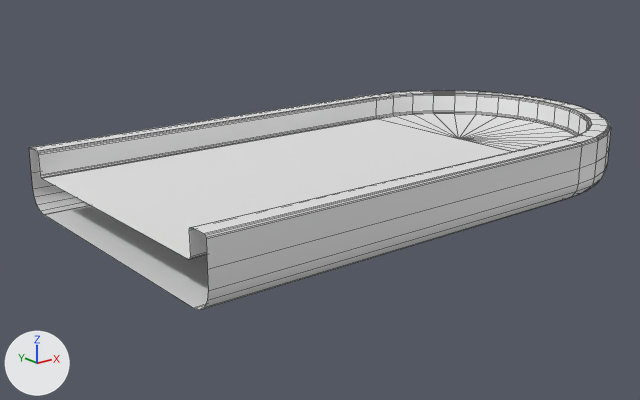
Two versions of the OBJ model Assets/Meshes/road_end.obj, one commit apart.
Camera for both pictures: a 50 mm lens placed at (-1.933, -2.058, 0.723), pointed at (-0.229, 0.071, -0.129). The lights are fixed; the arrows at lower left show +X, +Y and +Z. Mesh edges are drawn as thin lines. Where no turn or scale is listed for an object, it has been applied to the vertices. Vertices at the same position are counted once.

In view in the first picture: 'Straight.001'.
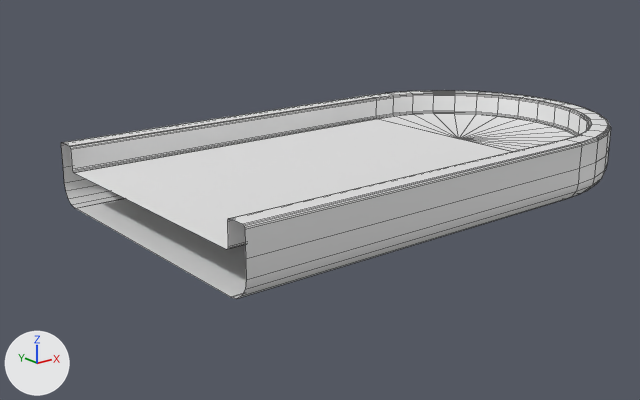
The newer file is also turned or shifted as a whole; pictures and numbers use the older file's frame.

Pixel boxes [x1, y1, x2, y2] of what changed, in the pictures (640 x 400 px; the box of a moved part takes in the faces that stretch with it):
'Straight.001', reshaped: before [29, 91, 611, 310]; after [61, 91, 611, 299]
part 1 of me_straight_001, moved or reshaped: before [29, 98, 556, 310]; after [61, 98, 556, 299]

The change, as a diff of the scene's bpy script:
```diff
--- a/Assets/Meshes/road_end.obj.py
+++ b/Assets/Meshes/road_end.obj.py
@@ me_straight_001 @@
 me_straight_001.from_pydata(...)  # 420 vertices, 412 faces, 1 loose edge; spans x -1.0..0.83, y -0.5..0.5, z -0.11..0.08
 # used by ob_straight_001; location = (0.0, 0.0, 0.0)
+# me_straight_001 part 1: all 44 vertices in x -1.0, y -0.5..0.5, z -0.11..0.08 are moved by (0.1, 0.0, 0.0)
```
